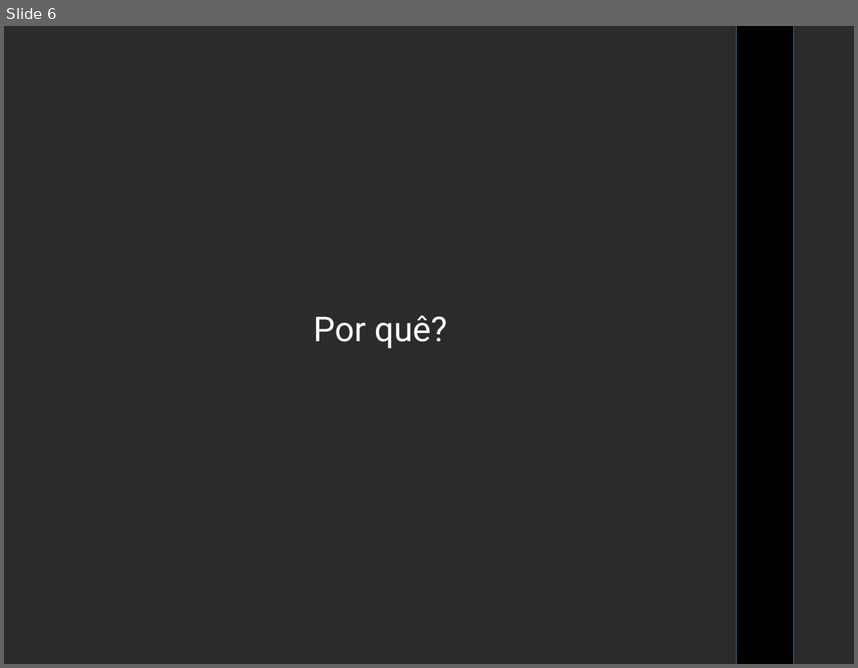
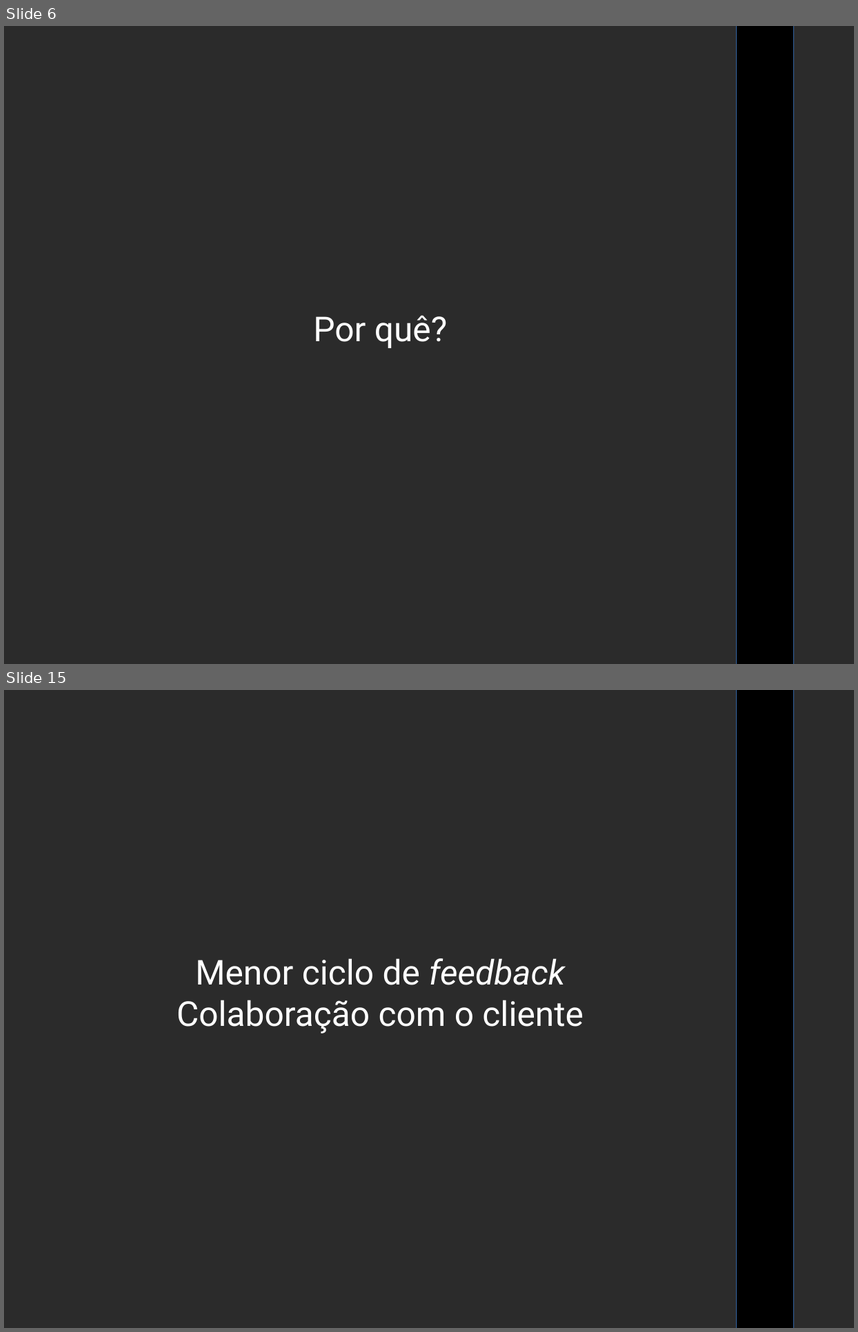
Before and after one commit to luizfar/AgilComoBruceLee, a slide deck: AgilComoBruceLee.odp. Shown one above the other, each under a label of ours: slide 6 before the commit, slides 6 and 15 after it; the slides between them are not shown. The pictures are 858x668 and 858x1332 pixels, drawn with LibreOffice and Linux fonts; fonts in the diff are those of the drawing; background and template pictures are left out; a plain dark background stands for a picture behind light text. Boxes give left, top, right and bottom in pixels: in the first picture for what was removed or moved away, otherwise in the second. Text is boxed around its words. In the diff, an @@ line names an element or a change of style, - is before the commit and + after.

```diff
--- a/AgilComoBruceLee.odp
+++ b/AgilComoBruceLee.odp
@@ slide 15 added at [4,690,854,1328], background picture (left out); not listed: 1 template element that a slide beside it also shows @@
@@ subtitle added at [176,958,583,1034], 32 pt, text #FFFFFF @@
+Menor ciclo de feedback
+Colaboração com o cliente
```
Also in this commit, not shown: 10 other slides added, 1 slide removed.
